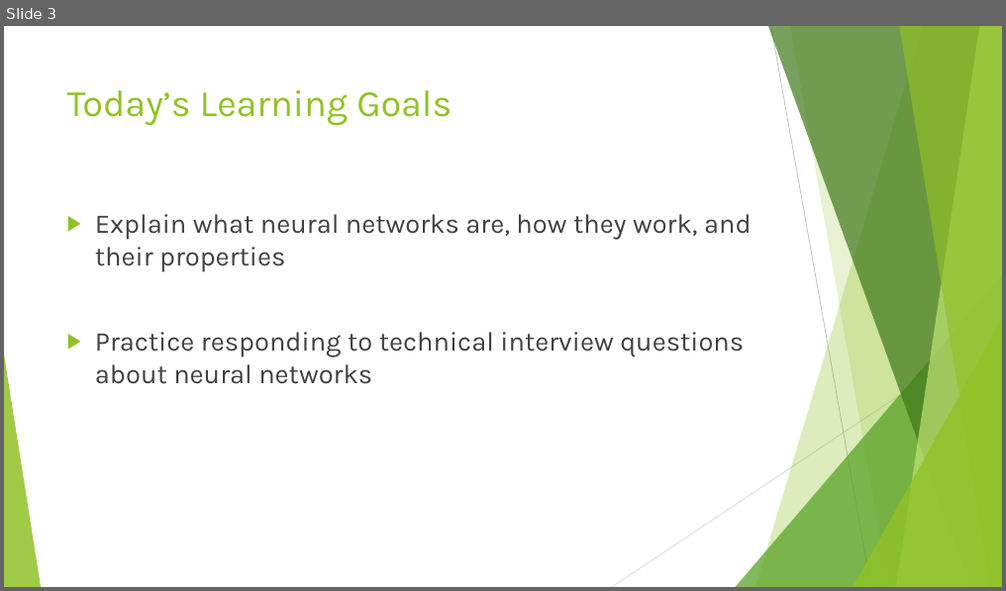
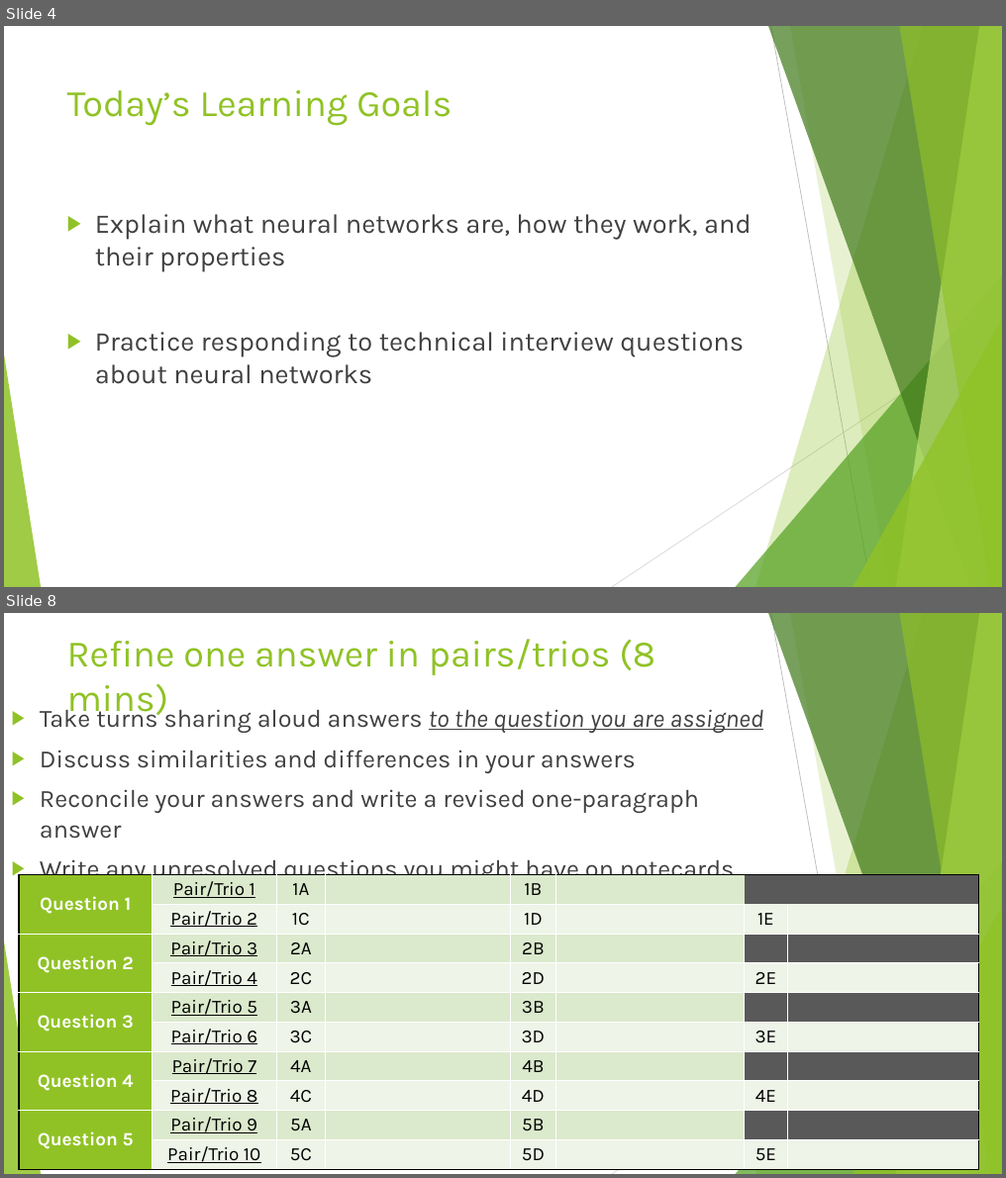
Before and after one commit to DavidBraslow/Neural-Network-Interviews, a slide deck: Neural Network Interviews Slides v2.pptx. Shown one above the other, each under a label of ours: slide 3 before the commit, slides 4 and 8 after it; the slides between them are not shown. The pictures are 1006x591 and 1006x1178 pixels, drawn with LibreOffice and Linux fonts; fonts in the diff are those of the drawing. Boxes give left, top, right and bottom in pixels: in the first picture for what was removed or moved away, otherwise in the second. Text is boxed around its words. In the diff, an @@ line names an element or a change of style, - is before the commit and + after.

```diff
--- a/Neural Network Interviews Slides v2.pptx
+++ b/Neural Network Interviews Slides v2.pptx
@@ slide 8 added at bbox=[4, 613, 1002, 1174], background #FFFFFF; not listed: 10 template elements that a slide beside it also shows @@
@@ title added at bbox=[67, 639, 655, 721], 36 pt, text #90C226 @@
+Refine one answer in pairs/trios (8 mins)
@@ text added at bbox=[40, 704, 763, 884], 24 pt, text #404040 @@
+▶ Take turns sharing aloud answers to the question you are assigned
+▶ Discuss similarities and differences in your answers
+▶ Reconcile your answers and write a revised one-paragraph answer
+▶ Write any unresolved questions you might have on notecards
@@ table added at bbox=[19, 875, 979, 1174], 10 rows, 8 columns @@
+Question 1 | Pair/Trio 1 | 1A |  | 1B |  |  | 
+ | Pair/Trio 2 | 1C |  | 1D |  | 1E | 
+Question 2 | Pair/Trio 3 | 2A |  | 2B |  |  | 
+ | Pair/Trio 4 | 2C |  | 2D |  | 2E | 
+Question 3 | Pair/Trio 5 | 3A |  | 3B |  |  | 
+ | Pair/Trio 6 | 3C |  | 3D |  | 3E | 
+Question 4 | Pair/Trio 7 | 4A |  | 4B |  |  | 
+ | Pair/Trio 8 | 4C |  | 4D |  | 4E | 
+Question 5 | Pair/Trio 9 | 5A |  | 5B |  |  | 
+ | Pair/Trio 10 | 5C |  | 5D |  | 5E | 
@@ what was slide 3 is now slide 4 @@
```
Also in this commit, not shown: 5 slides changed, 5 other slides added, 3 slides removed, 2 other files.
